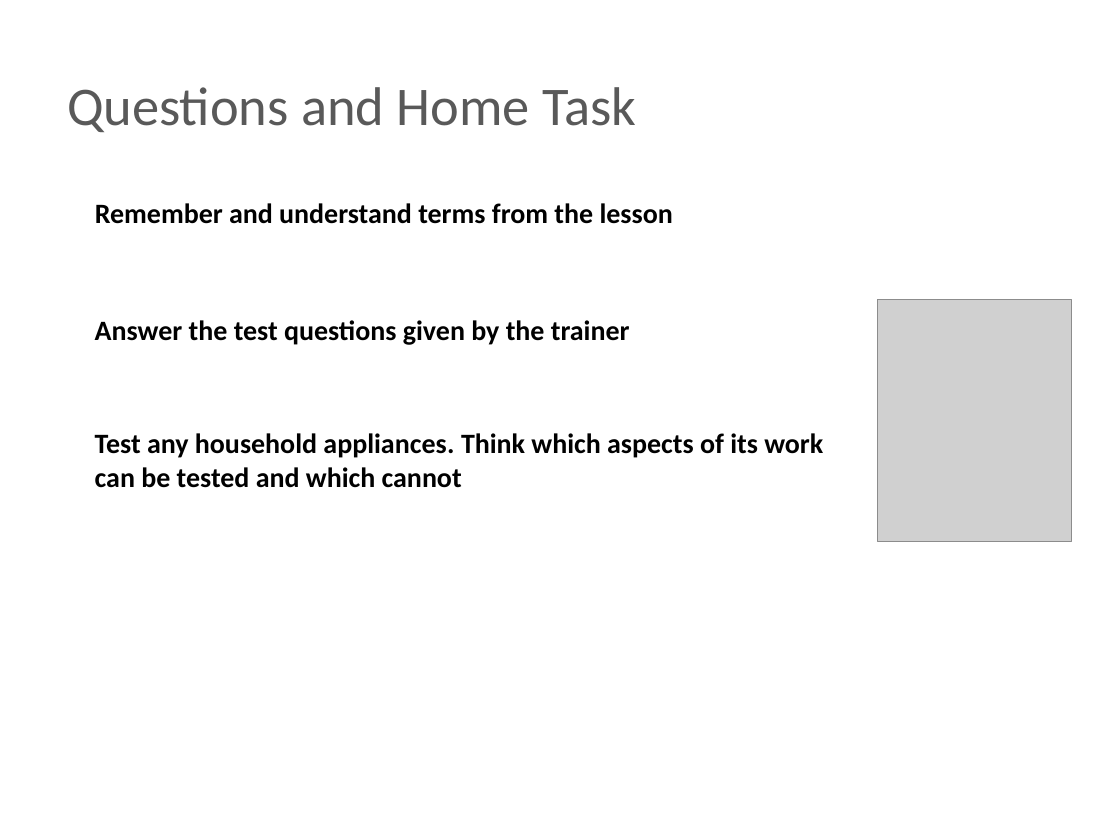
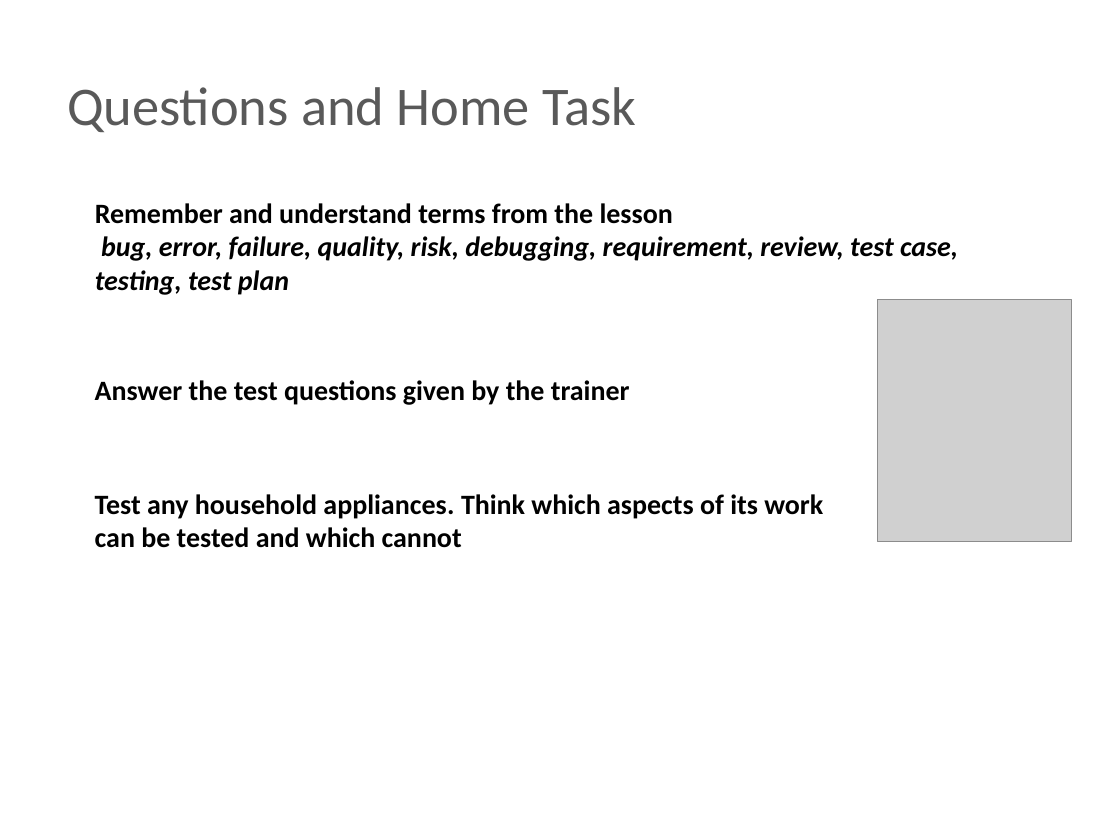
Before and after one commit to BigRacer/swtesting, a slide deck: slide 20 of inna/Занятие 1.pptx (slide 17 before the commit). Drawn at 1120x840 pixels with LibreOffice and Linux fonts; fonts in the diff are those of the drawing; grey boxes stand for pictures; background and template pictures are left out. Boxes give left, top, right and bottom in pixels: in the first picture for what was removed or moved away, otherwise in the second. Text is boxed around its words. In the diff, an @@ line names an element or a change of style, - is before the commit and + after.

```diff
--- a/inna/Занятие 1.pptx
+++ b/inna/Занятие 1.pptx
@@ text at [95, 236, 958, 295]: paragraph added @@
+bug, error, failure, quality, risk, debugging, requirement, review, test case, testing, test plan
@@ text "Answer the test questions given ...": place and size @@
-text "Answer the test questions given ..." at [95, 320, 630, 345]
+text "Answer the test questions given ..." at [95, 380, 630, 405]
@@ text "Test any household appliances. Think ...": place and size @@
-text "Test any household appliances. Think ..." at [95, 433, 823, 488]
+text "Test any household appliances. Think ..." at [95, 494, 823, 548]
```
Also in this commit, not shown: 1 other slide changed, 3 slides added, 3 other files.
